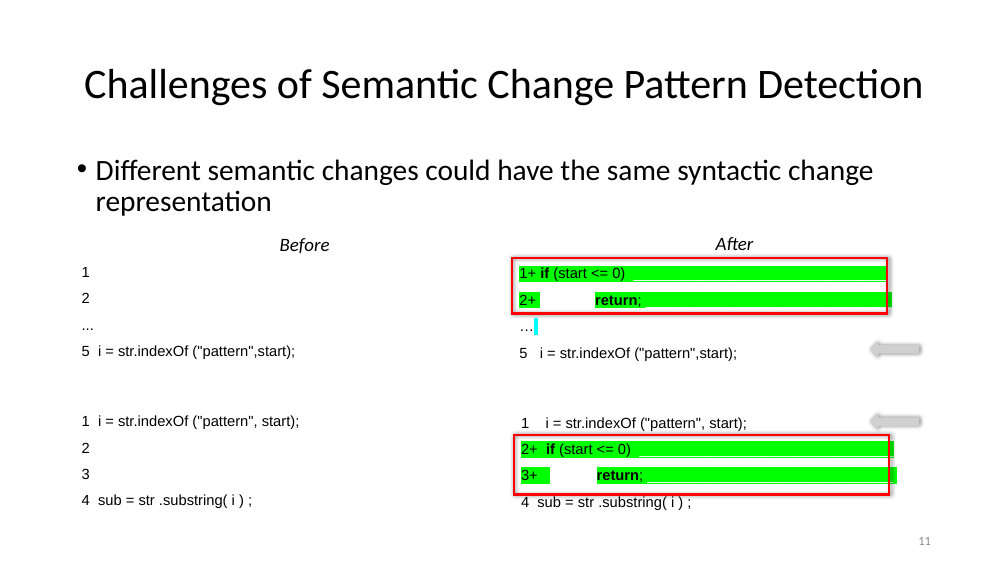
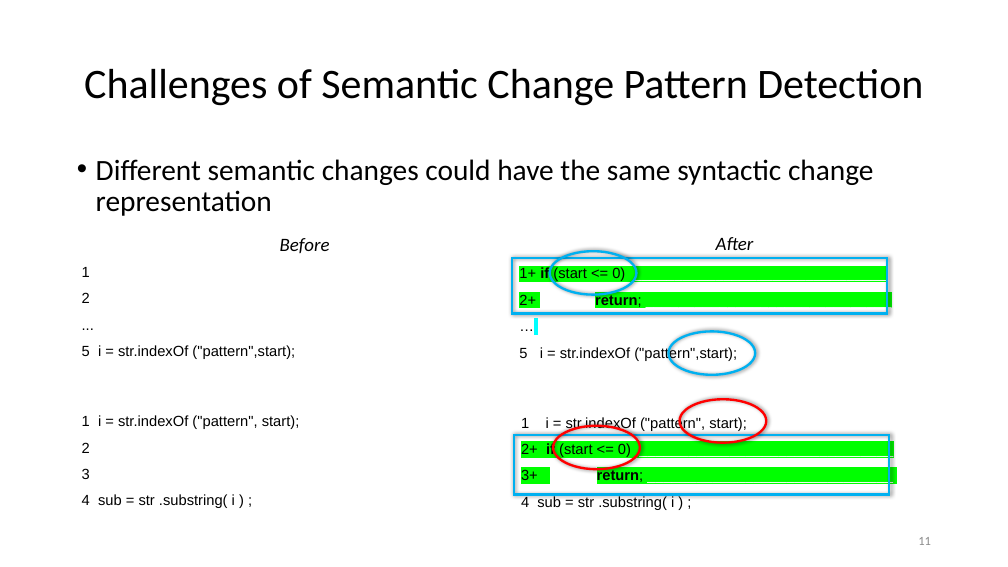
Before and after one commit to nguyenhoan/CPatMiner, a slide deck: slide 11 of CPatMiner_2.pptx. Drawn at 1008x567 pixels with LibreOffice and Linux fonts; fonts in the diff are those of the drawing; grey boxes stand for pictures. Boxes give left, top, right and bottom in pixels: in the first picture for what was removed or moved away, otherwise in the second. Text is boxed around its words. In the diff, an @@ line names an element or a change of style, - is before the commit and + after.

```diff
--- a/CPatMiner_2.pptx
+++ b/CPatMiner_2.pptx
@@ rectangle at (512, 259, 887, 314): outline #FF0000 2.25 pt to #00B0F0 2.25 pt @@
@@ picture removed at (870, 341, 920, 358) @@
@@ picture removed at (870, 413, 920, 430) @@
@@ rectangle at (514, 435, 889, 495): outline #FF0000 2.25 pt to #00B0F0 2.25 pt @@
@@ group added at (550, 251, 767, 469): 4 ellipses @@
```
Also in this commit, not shown: 5 other slides changed, 2 slides removed.
